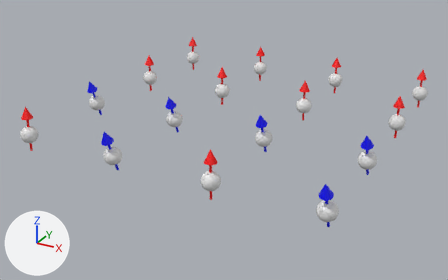
A saved change to the Blender file Blender/spins1D.blend.
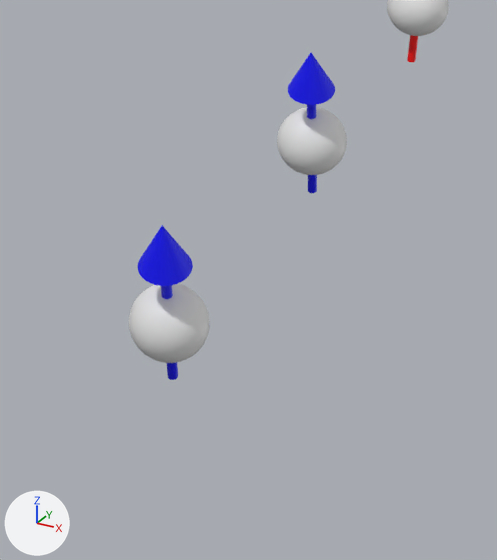
The first picture shows the older version from a 50 mm camera at (76.8, -70.1, 42.1) aimed at (25.3, 23.5, -4.7). The close-ups show both versions on the part from 63% to 94% of the width and 43% to 99% of the height of that picture; other places that the commit changed are outside them. Arrows for +X, +Y and +Z are at lower left; the lights stay in place.
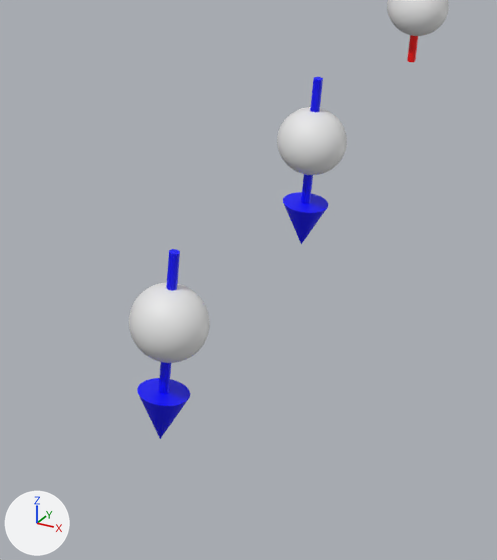
Pixel boxes (x1, y1, x2, y2) of what changed, in the close-ups (497 x 560 px):
'Cylinder.003', turned
    before: (137, 225, 193, 380)
    after: (137, 249, 190, 439)
'Cylinder.010', turned
    before: (288, 53, 335, 193)
    after: (283, 77, 328, 244)

Patch to the scene script:
```diff
--- a/Blender/spins1D.blend.py
+++ b/Blender/spins1D.blend.py
@@ ob_cylinder_003 @@
 ob_cylinder_003.location = (54.0, 0.0, 0.0)
-ob_cylinder_003.rotation_euler = (1.898, 0.0, 0.0)  # degrees (109, 0, 0)
+ob_cylinder_003.rotation_euler = (4.712, 0.0, 0.0)  # degrees (270, 0, 0)
 ob_cylinder_003.scale = (1.0, 1.5, 1.0)
@@ ob_cylinder_010 @@
 ob_cylinder_010.location = (54.0, 18.0, 0.0)
-ob_cylinder_010.rotation_euler = (1.898, 0.0, 0.0)  # degrees (109, 0, 0)
+ob_cylinder_010.rotation_euler = (4.712, 0.0, 0.0)  # degrees (270, 0, 0)
 ob_cylinder_010.scale = (1.0, 1.5, 1.0)
```
